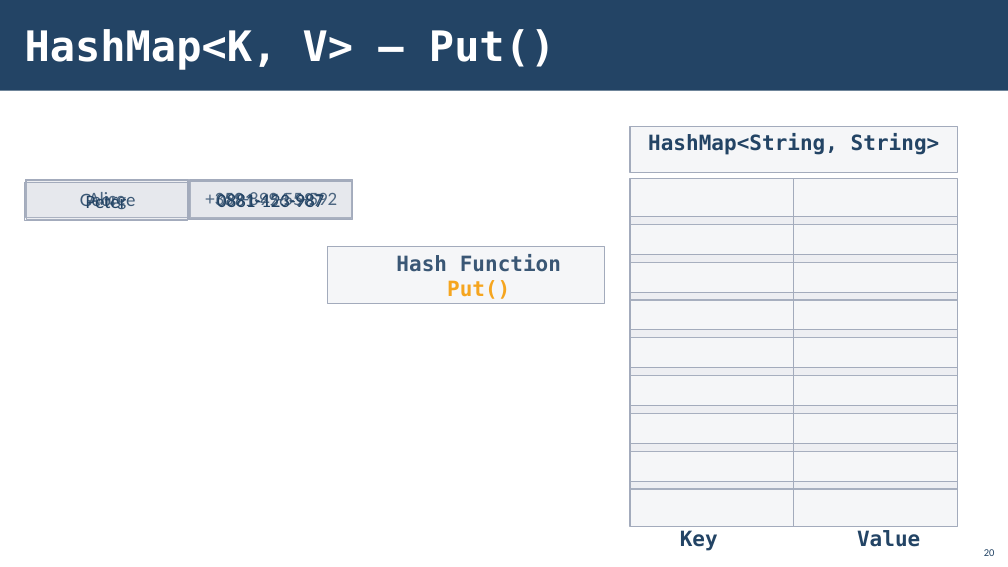
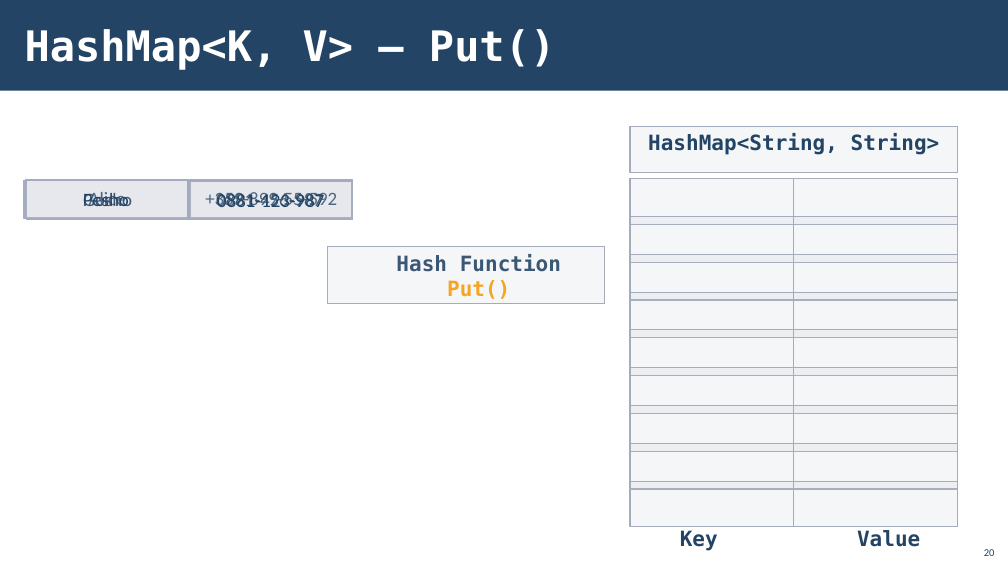
Before and after one commit to PetarPechev/Learning-Software-development, a slide deck: slide 20 of SoftUni/Java/Java Advanced/03. Sets and Maps Advanced/03. Java-Advanced-Sets-and-Maps-Advanced.pptx. Drawn at 1008x567 pixels with LibreOffice and Linux fonts; fonts in the diff are those of the drawing; background and template pictures are left out. Boxes give left, top, right and bottom in pixels: in the first picture for what was removed or moved away, otherwise in the second. Text is boxed around its words. In the diff, an @@ line names an element or a change of style, - is before the commit and + after.

```diff
--- a/SoftUni/Java/Java Advanced/03. Sets and Maps Advanced/03. Java-Advanced-Sets-and-Maps-Advanced.pptx
+++ b/SoftUni/Java/Java Advanced/03. Sets and Maps Advanced/03. Java-Advanced-Sets-and-Maps-Advanced.pptx
@@ text in rectangle at <box>83,192,132,206</box>: text changed @@
-George
+Gosho
@@ text in rectangle at <box>83,192,129,206</box>: text changed @@
-Peter
+Pesho
```
Also in this commit, not shown: 20 other slides changed, 2 other files.
